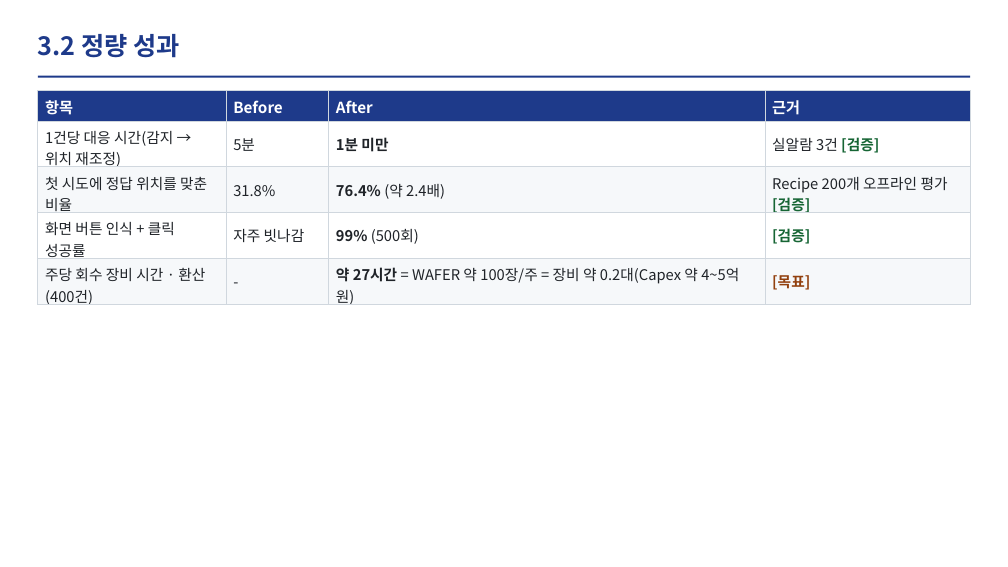
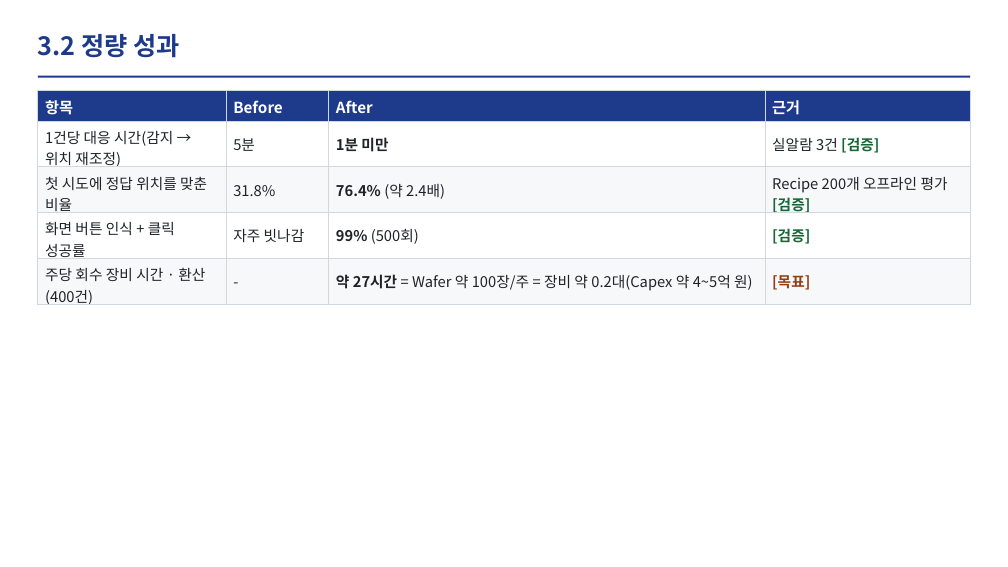
Before and after one commit to DarrenKoi/auto_recipe_creator, a slide deck: slide 8 of docs/project_progress/img/07/07_slides.pptx. Drawn at 1008x567 pixels with LibreOffice and Linux fonts; fonts in the diff are those of the drawing. Boxes give left, top, right and bottom in pixels: in the first picture for what was removed or moved away, otherwise in the second. Text is boxed around its words. In the diff, an @@ line names an element or a change of style, - is before the commit and + after.

```diff
--- a/docs/project_progress/img/07/07_slides.pptx
+++ b/docs/project_progress/img/07/07_slides.pptx
@@ table at [38,91,971,308] @@
-row 5, column 3: 약 27시간 = WAFER 약 100장/주 = 장비 약 0.2대(Capex 약 4~5억 원)
+row 5, column 3: 약 27시간 = Wafer 약 100장/주 = 장비 약 0.2대(Capex 약 4~5억 원)
```
Also in this commit, not shown: 2 other slides changed, 6 other files.
